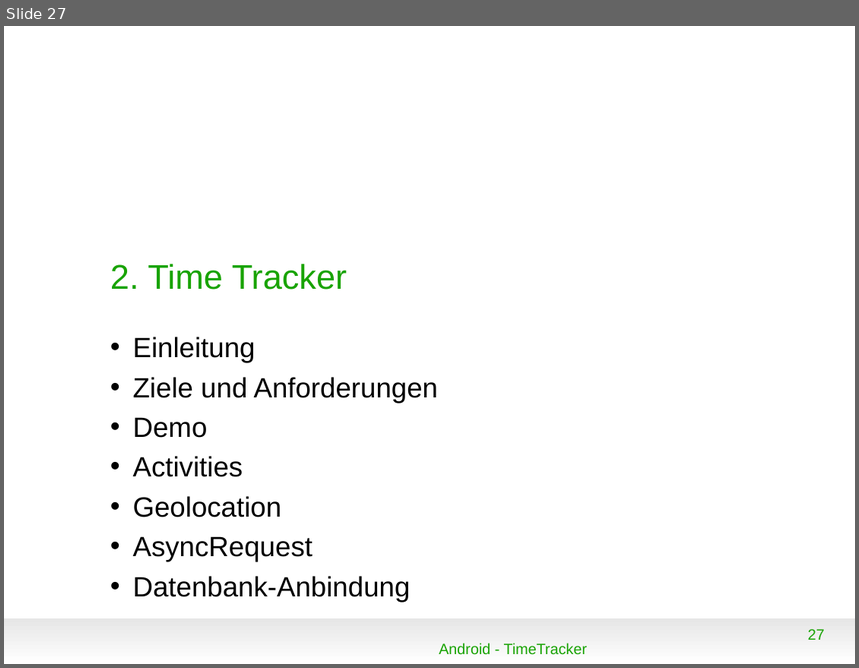
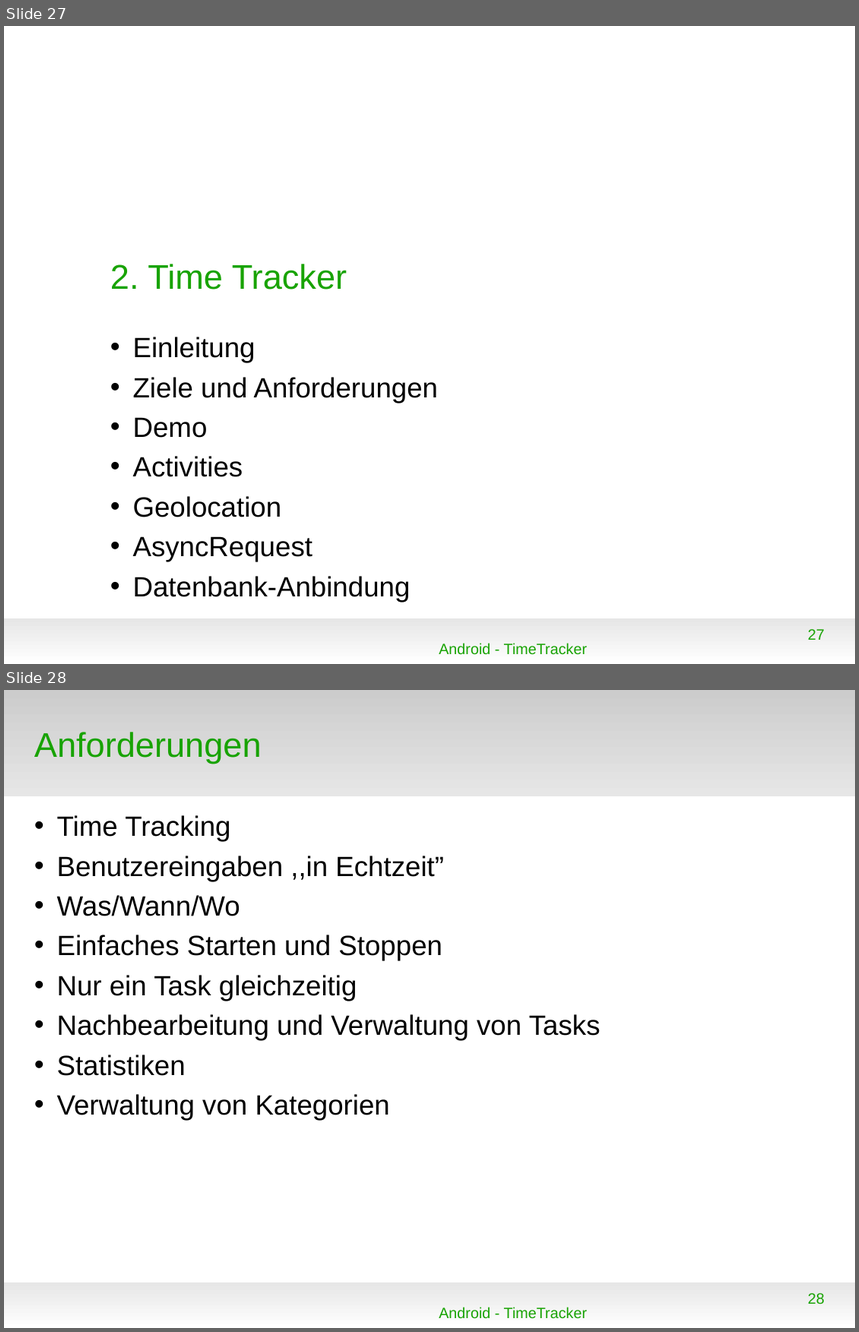
Before and after one commit to floriandrs/presentation, a slide deck: vortrag.odp. Shown one above the other, each under a label of ours: slide 27 before the commit, slides 27 and 28 after it. The pictures are 859x668 and 859x1332 pixels, drawn with LibreOffice and Linux fonts; fonts in the diff are those of the drawing; background and template pictures are left out. Boxes give left, top, right and bottom in pixels: in the first picture for what was removed or moved away, otherwise in the second. Text is boxed around its words. In the diff, an @@ line names an element or a change of style, - is before the commit and + after.

```diff
--- a/vortrag.odp
+++ b/vortrag.odp
@@ slide 28 added at [4,690,855,1328], background #FFFFFF; not listed: 1 template element that a slide beside it also shows @@
@@ rectangle added at [4,690,855,796], fill gradient #CCCCCC to #E6E6E6 @@
@@ title added at [34,732,262,763], 32 pt, text #18A303 @@
+Anforderungen
@@ text added at [57,815,601,1120], 26 pt, text #000000 @@
+• Time Tracking
+• Benutzereingaben ,,in Echtzeit”
+• Was/Wann/Wo
+• Einfaches Starten und Stoppen
+• Nur ein Task gleichzeitig
+• Nachbearbeitung und Verwaltung von Tasks
+• Statistiken
+• Verwaltung von Kategorien
@@ page number added at [808,1293,825,1304], 14 pt, text #18A303 @@
+28
@@ text added at [439,1307,588,1319], 14 pt, text #18A303 @@
+Android - TimeTracker
```
Also in this commit, not shown: 4 slides changed, 11 other slides added, 1 slide removed, 4 other files.
